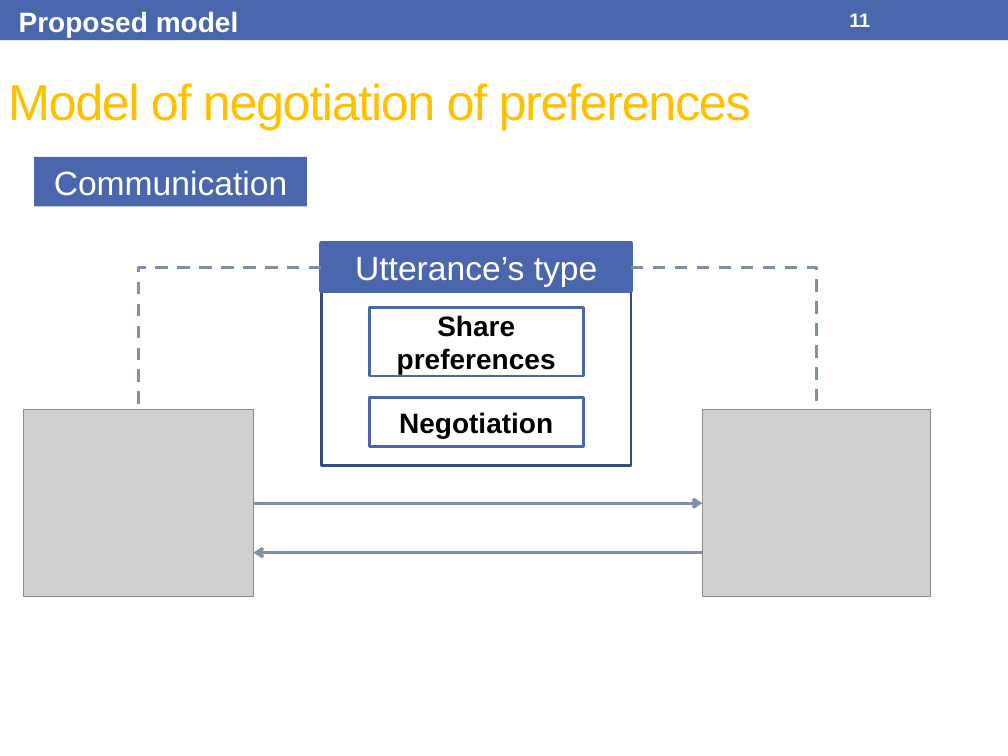
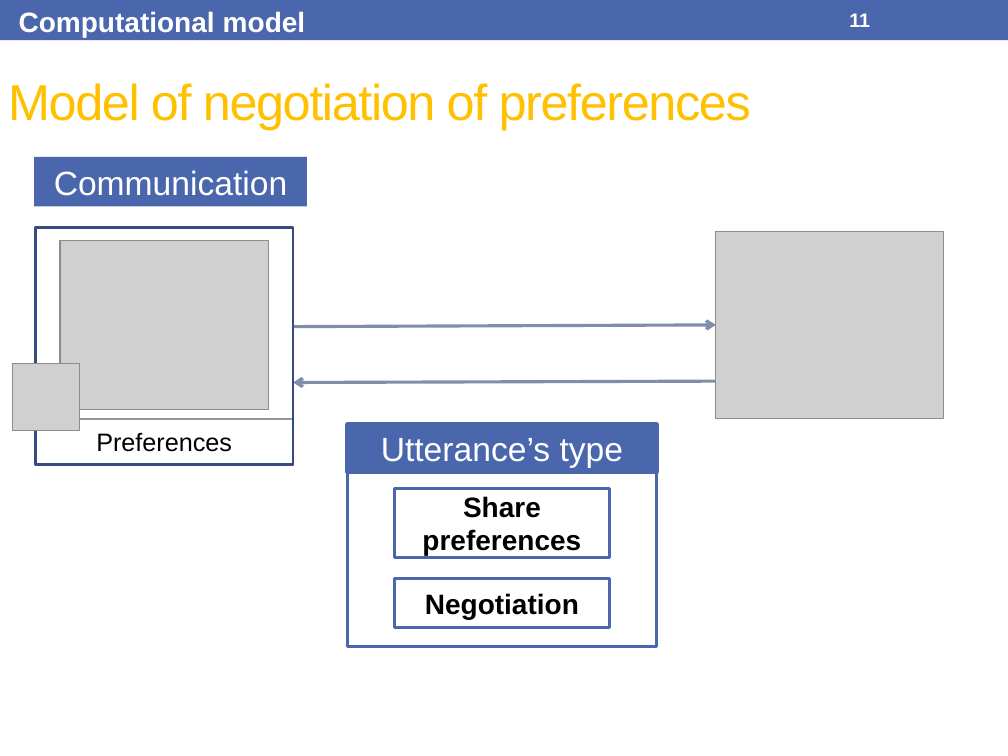
Before and after one commit to Olydia/Discolog, a slide deck: slide 11 of papers/Presentations/IVA17/IVA17.pptx. Drawn at 1008x756 pixels with LibreOffice and Linux fonts; fonts in the diff are those of the drawing; grey boxes stand for pictures. Boxes give left, top, right and bottom in pixels: in the first picture for what was removed or moved away, otherwise in the second. Text is boxed around its words. In the diff, an @@ line names an element or a change of style, - is before the commit and + after.

```diff
--- a/papers/Presentations/IVA17/IVA17.pptx
+++ b/papers/Presentations/IVA17/IVA17.pptx
@@ text at (19, 11, 305, 38): text changed @@
-Proposed model
+Computational model
@@ rectangle added at (35, 227, 293, 465), outline #374B7F 2.08 pt @@
@@ picture: place and size @@
-picture at (703, 409, 930, 596)
+picture at (716, 232, 943, 418)
@@ picture: place and size @@
-picture at (23, 409, 253, 596)
+picture at (60, 241, 269, 410)
@@ elbow line removed from (322, 267) to (138, 409) @@
@@ elbow line removed from (631, 267) to (816, 409) @@
@@ arrow moved from (253, 503) - (703, 503) to (293, 327) - (716, 325) @@
@@ picture added at (12, 363, 80, 430) @@
@@ arrow moved from (703, 552) - (253, 552) to (716, 381) - (293, 382) @@
@@ rectangle added at (35, 419, 293, 465), fill #FFFFFF, outline #9D90A0 1.5 pt, 18 pt, text #000000 @@
+Preferences
@@ 4 rectangles: place and size @@
-4 rectangles at (322, 244, 631, 465)
+4 rectangles at (347, 424, 656, 646)
@@ rectangle at (347, 472, 656, 646): outline #374B7F 2.08 pt to #4A66AC 2.08 pt @@
```
Also in this commit, not shown: 21 other slides changed, 5 slides added, 7 slides removed, 5 other files.
